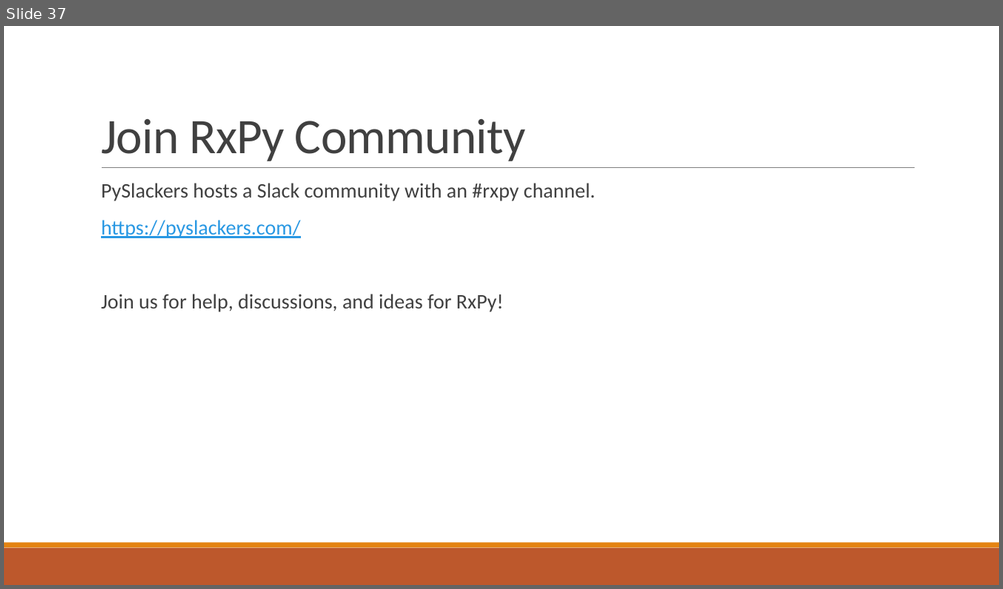
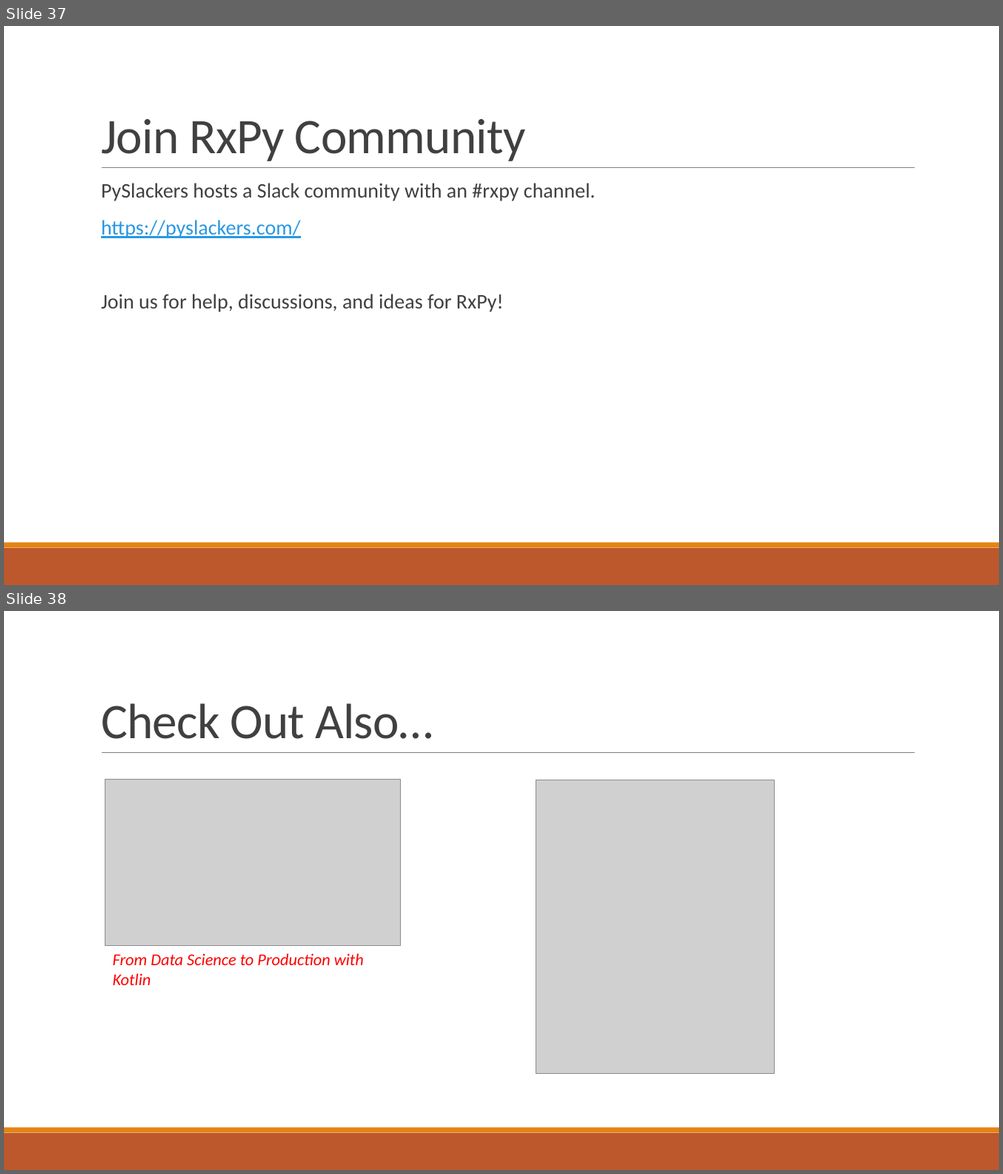
Before and after one commit to thomasnield/oreilly_reactive_python_for_data, a slide deck: resources/reactive_python_slides.pptx. Shown one above the other, each under a label of ours: slide 37 before the commit, slides 37 and 38 after it. The pictures are 1003x589 and 1003x1174 pixels, drawn with LibreOffice and Linux fonts; fonts in the diff are those of the drawing; grey boxes stand for pictures. Boxes give left, top, right and bottom in pixels: in the first picture for what was removed or moved away, otherwise in the second. Text is boxed around its words. In the diff, an @@ line names an element or a change of style, - is before the commit and + after.

```diff
--- a/resources/reactive_python_slides.pptx
+++ b/resources/reactive_python_slides.pptx
@@ slide 38 added at [4,611,999,1170], background #FFFFFF; not listed: 3 template elements that a slide beside it also shows @@
@@ title added at [101,703,433,739], 48 pt, text #404040 @@
+Check Out Also…
@@ picture added at [105,780,401,946] @@
@@ picture added at [536,780,774,1074] @@
@@ text added at [113,954,364,985], 16 pt, text #FF0000, italic @@
+From Data Science to Production with Kotlin
```
Also in this commit, not shown: 1 slide changed.
